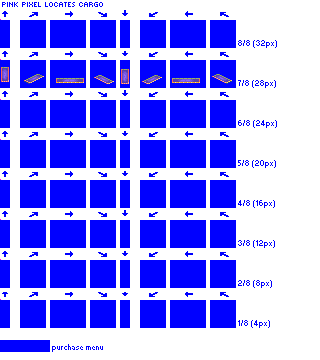
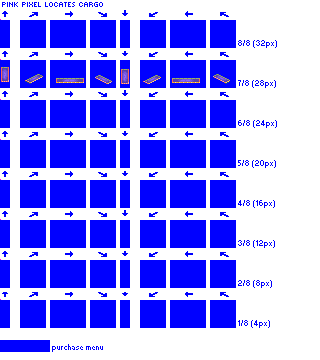
Two versions of the same layered image (320x360). Layer-by-layer changes:
painted on "tipping trailer (also box)" over bbox(24, 74, 232, 84)
